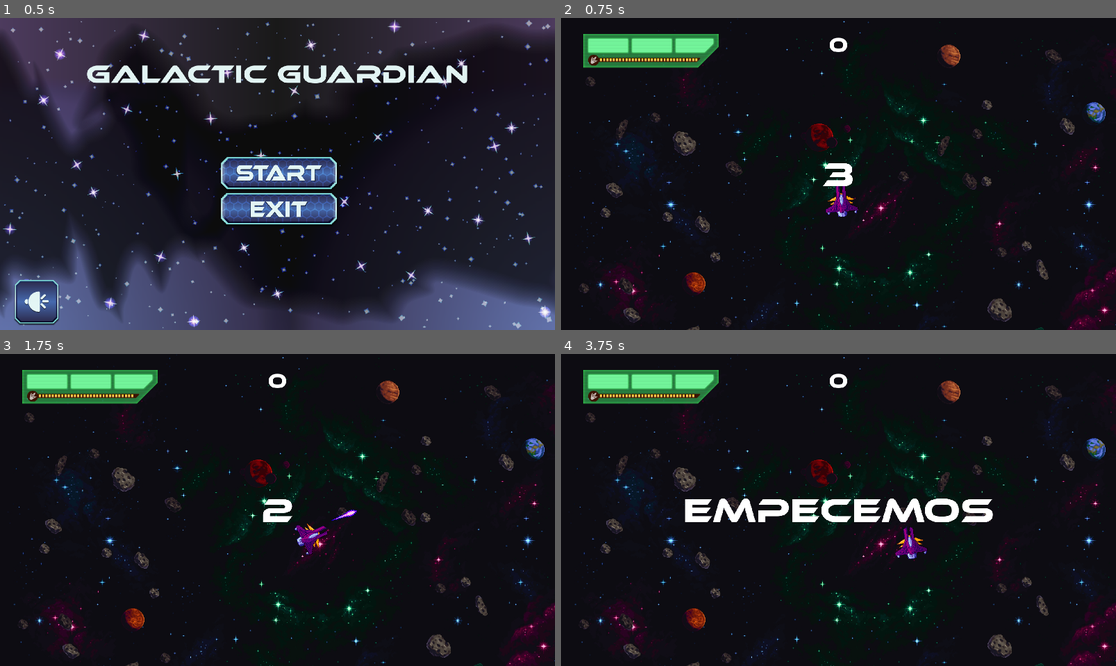
Above: before the commit, frames 1-4 (two rows, left to right).
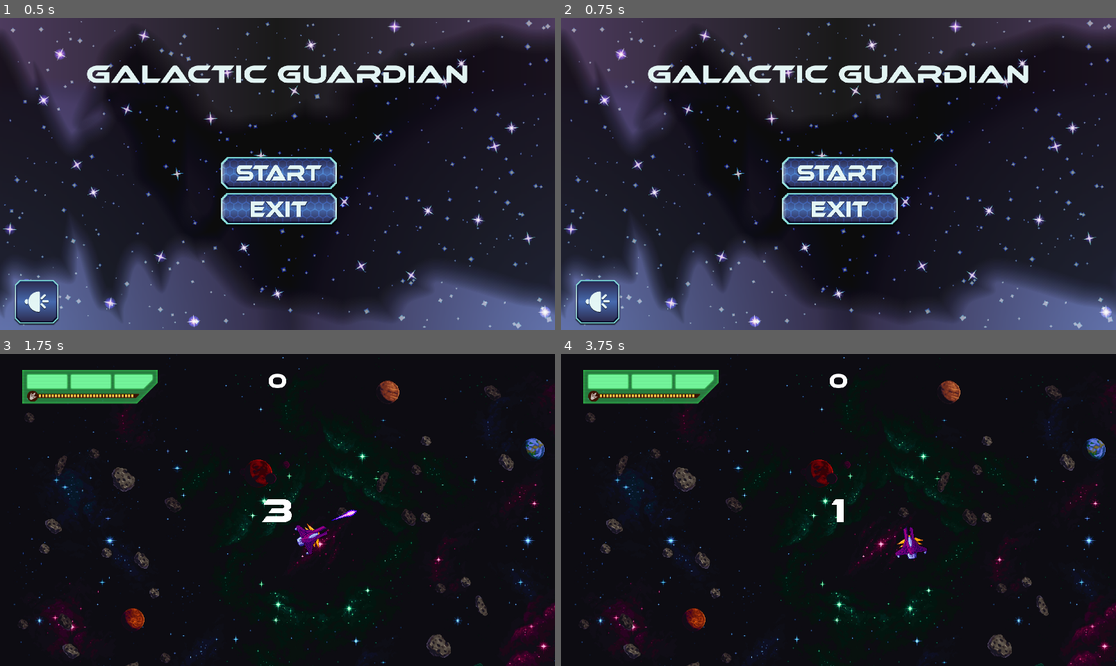
Above: after the commit, the same moments.

Repository: carlosegb1402/Godot-Game
Game: Godot game, scene res://MenuAssets/menu.tscn
Two runs of this game, one before a commit and one after it. Both use one fixed random seed, a clock stepped at 60 frames per second and the inputs below. This scene is started directly instead of the project's main scene. Sound files missing from this copy of the repository are replaced by a short silence.
Inputs (mouse positions are in pixels of both pictures, inside the frame that each line leads up to):
- Up to frame 1 (0.5 s): no input
- Up to frame 2 (0.75 s): click (838, 174) at 0.5 s
- Up to frame 3 (1.75 s): move the mouse to (399, 494) at 1.27 s; hold D from 1.28 s (still down); hold R from 1.28 s (still down); click (399, 494) at 1.42 s
- Up to frame 4 (3.75 s): move the mouse to (727, 525) at 2.02 s; release D at 2.03 s; release R at 2.03 s; hold S 2.03-2.75 s; tap P at 2.1 s; click (844, 497) at 2.75 s; move the mouse to (894, 441) at 3.52 s; hold D from 3.53 s (still down); hold R from 3.53 s (still down)

Frame 1 is identical in both runs. In frame 2, 43% of the frame differs, in the area x 0-100%, y 0-100%; in frame 3, less than 0.1%; in frame 4, 2.5%.

Commit message:
Update menu.gd

Diff:
--- a/MenuAssets/menu.gd
+++ b/MenuAssets/menu.gd
@@ -42,8 +42,12 @@
 
 
 func _on_exit_btn_pressed() -> void:
+	$btn_pressed_sound.play()
+	await $btn_pressed_sound.finished
 	get_tree().quit()
 
 
 func _on_start_btn_pressed() -> void:
+	$btn_pressed_sound.play()
+	await $btn_pressed_sound.finished
 	get_tree().change_scene_to_file("res://Arena.tscn")
